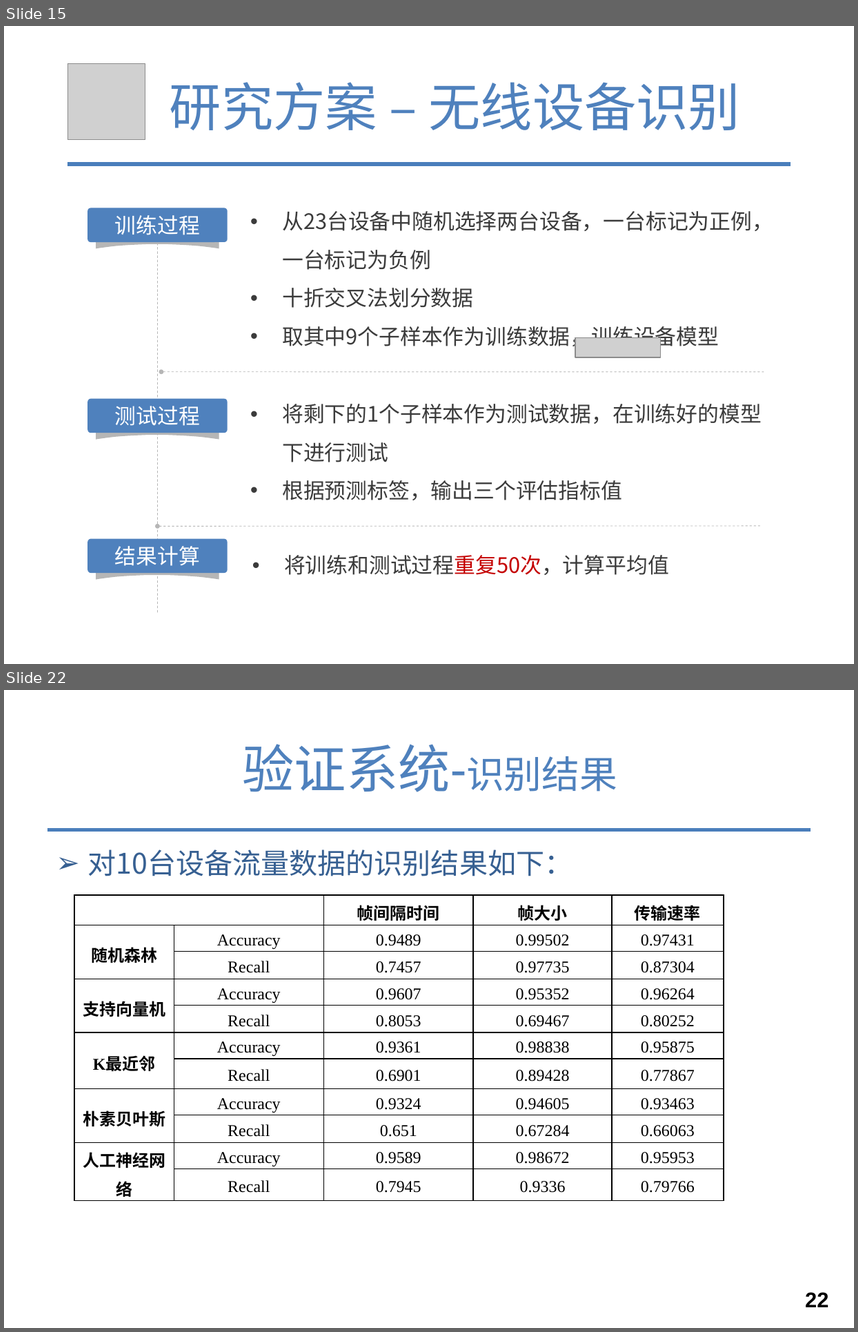
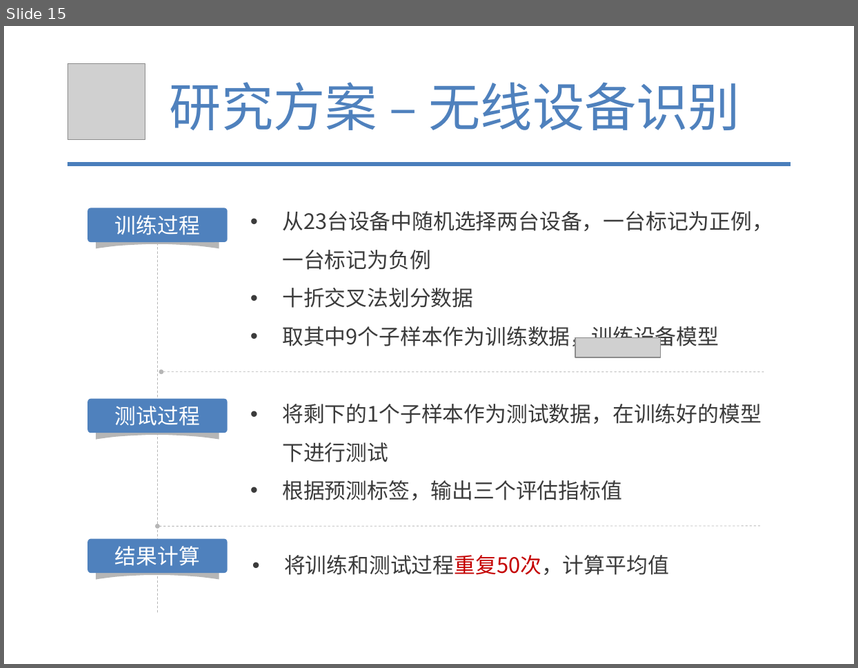
Before and after one commit to tianwen2017111/graduate_git, a slide deck: 余天文-硕5033班.pptx. Shown one above the other, each under a label of ours: slides 15 and 22 before the commit, slide 15 after it; the slides between them are not shown. The pictures are 858x1332 and 858x668 pixels, drawn with LibreOffice and Linux fonts; fonts in the diff are those of the drawing; grey boxes stand for pictures; background and template pictures are left out. Boxes give left, top, right and bottom in pixels: in the first picture for what was removed or moved away, otherwise in the second. Text is boxed around its words. In the diff, an @@ line names an element or a change of style, - is before the commit and + after.

```diff
--- a/余天文-硕5033班.pptx
+++ b/余天文-硕5033班.pptx
@@ slide 22 removed at bbox=[4, 690, 854, 1328], background #FFFFFF @@
@@ title removed at bbox=[243, 744, 617, 792] @@
-验证系统-识别结果
@@ line removed from (47, 829) to (811, 829) @@
@@ text removed at bbox=[88, 849, 573, 876] @@
-➢ 对10台设备流量数据的识别结果如下：
@@ table removed at bbox=[74, 895, 723, 1199], 11 rows, 5 columns @@
- |  | 帧间隔时间 | 帧大小 | 传输速率
-随机森林 | Accuracy | 0.9489 | 0.99502 | 0.97431
- | Recall | 0.7457 | 0.97735 | 0.87304
-支持向量机 | Accuracy | 0.9607 | 0.95352 | 0.96264
- | Recall | 0.8053 | 0.69467 | 0.80252
-K最近邻 | Accuracy | 0.9361 | 0.98838 | 0.95875
- | Recall | 0.6901 | 0.89428 | 0.77867
-朴素贝叶斯 | Accuracy | 0.9324 | 0.94605 | 0.93463
- | Recall | 0.651 | 0.67284 | 0.66063
-人工神经网络 | Accuracy | 0.9589 | 0.98672 | 0.95953
- | Recall | 0.7945 | 0.9336 | 0.79766
@@ page number removed at bbox=[805, 1292, 829, 1307] @@
-22
```
Also in this commit, not shown: 7 slides changed, 12 slides added, 15 other slides removed, 2 other files.
